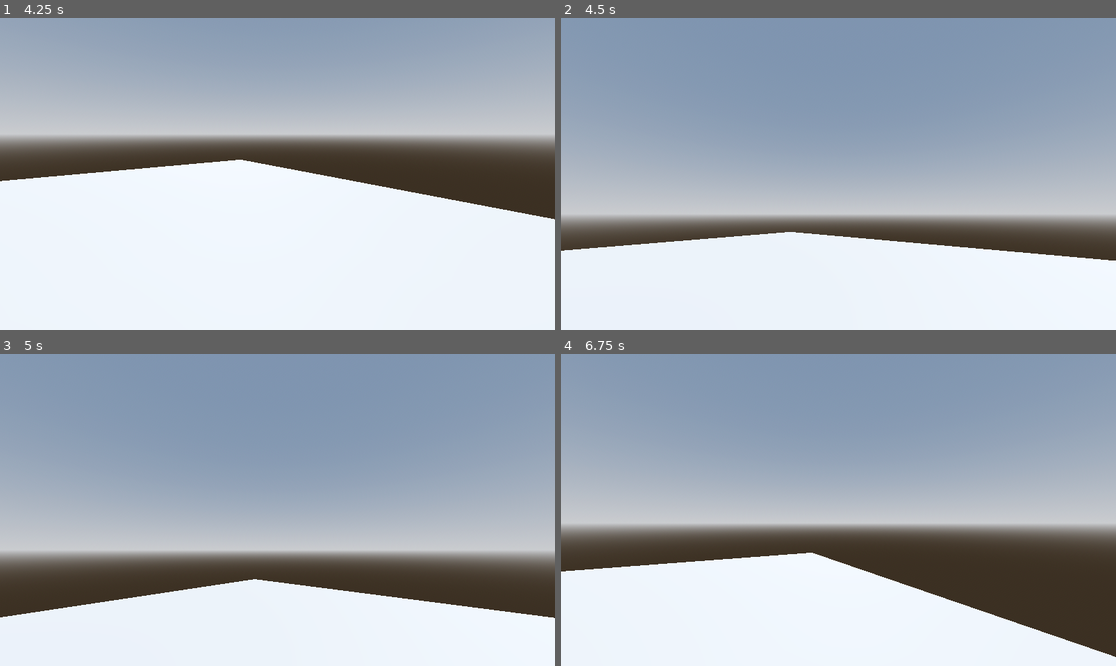
Above: before the commit, frames 1-4 (two rows, left to right).
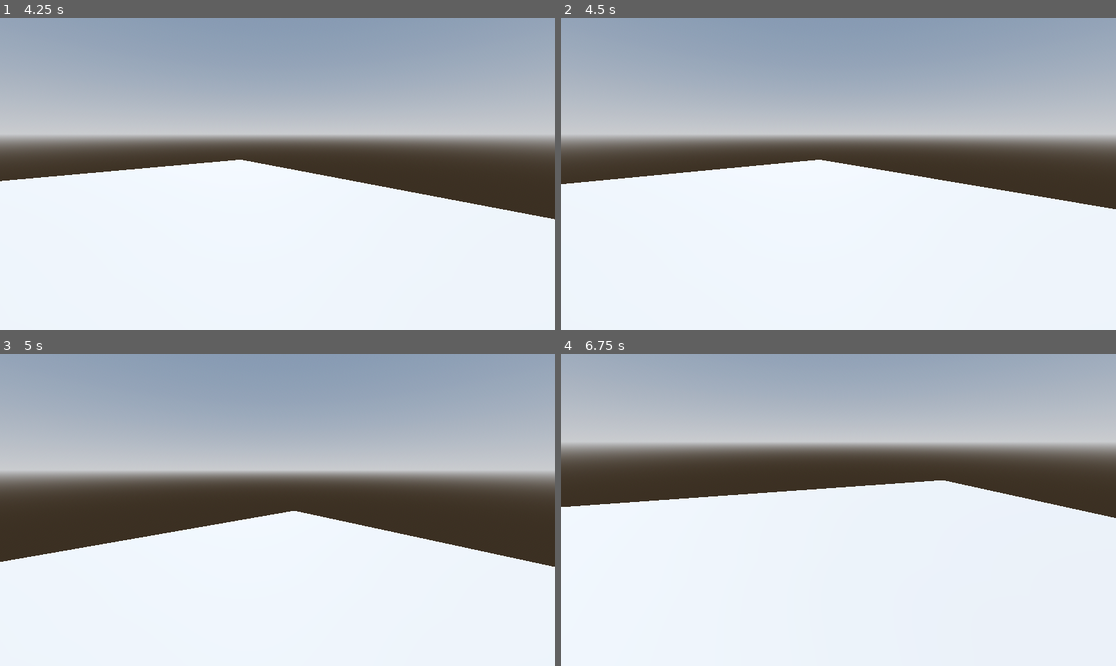
Above: after the commit, the same moments.

Repository: wide-context/first-person-controller
Game: Godot game, scene res://main.tscn
Two runs of this game, one before a commit and one after it. Both use one fixed random seed, a clock stepped at 60 frames per second and the inputs below.
Inputs (mouse positions are in pixels of both pictures, inside the frame that each line leads up to):
- Up to frame 1 (4.25 s): tap Enter (ui_accept) at 0.5, 0.77, 1.52, 3.02, 3.77 s; move the mouse to (399, 158) at 0.52 s; hold Right (ui_right) 0.53-1.28 s; click (399, 158) at 0.67 s; move the mouse to (166, 189) at 1.27 s; hold Down (ui_down) 1.28-2.03 s; click (166, 189) at 1.42 s; move the mouse to (333, 105) at 2.02 s; hold Right (ui_right) 2.03-2.78 s; click (333, 105) at 2.17 s; move the mouse to (249, 236) at 2.77 s; hold Up (ui_up) 2.78-3.53 s; click (249, 236) at 2.92 s; move the mouse to (444, 220) at 3.52 s; hold Left (ui_left) from 3.53 s (still down); click (444, 220) at 3.67 s; tap Escape (ui_cancel) at 4.15 s
- Up to frame 2 (4.5 s): keep holding Left (ui_left); move the mouse to (672, 127) at 4.27 s; click (672, 127) at 4.42 s
- Up to frame 3 (5 s): keep holding Left (ui_left); tap Enter (ui_accept) at 4.52 s
- Up to frame 4 (6.75 s): move the mouse to (866, 510) at 5.02 s; release Left (ui_left) at 5.03 s; hold Down (ui_down) 5.03-5.78 s; click (866, 510) at 5.17 s; move the mouse to (755, 432) at 5.77 s; hold Right (ui_right) 5.78-6.53 s; click (755, 432) at 5.92 s; tap Enter (ui_accept) at 6.02 s; move the mouse to (960, 494) at 6.52 s; hold Up (ui_up) from 6.53 s (still down); click (960, 494) at 6.67 s

Frame 1 is identical in both runs. In frame 2, 56% of the frame differs, in the area x 0-100%, y 11-78%; in frame 3, 62%; in frame 4, 69%, in the area x 0-100%, y 0-98%.

Commit message:
Add mouse mode capture and release functionality

Diff:
--- a/first_person_controller/scripts/look_left_right.gd
+++ b/first_person_controller/scripts/look_left_right.gd
@@ -8,14 +8,15 @@
 
 func _unhandled_input(event: InputEvent) -> void:
 	if event is InputEventMouseMotion:
-		# Apply vertical mouse motion to look_rotation
-		look_rotation -= event.screen_relative.x * look_sensitivity
+		if Input.mouse_mode == Input.MOUSE_MODE_CAPTURED:
+			# Apply vertical mouse motion to look_rotation
+			look_rotation -= event.screen_relative.x * look_sensitivity
 
-		# Wrap between 0.0 and TAU (0 and 360 deg)
-		look_rotation = fposmod(look_rotation, TAU)
+			# Wrap between 0.0 and TAU (0 and 360 deg)
+			look_rotation = fposmod(look_rotation, TAU)
 
-		# Reset basis to prevent precision errors due to successive operations
-		transform.basis = Basis()
+			# Reset basis to prevent precision errors due to successive operations
+			transform.basis = Basis()
 
-		# Rotate left and right
-		rotate_object_local(Vector3(0.0, 1.0, 0.0), look_rotation)
+			# Rotate left and right
+			rotate_object_local(Vector3(0.0, 1.0, 0.0), look_rotation)
--- a/first_person_controller/scripts/look_up_down.gd
+++ b/first_person_controller/scripts/look_up_down.gd
@@ -10,12 +10,13 @@
 
 func _unhandled_input(event: InputEvent) -> void:
 	if event is InputEventMouseMotion:
-		# Apply horizontal mouse motion to look_rotation
-		look_rotation -= event.screen_relative.y * look_sensitivity
-		look_rotation = clampf(look_rotation, deg_to_rad(look_down_limit), deg_to_rad(look_up_limit))
+		if Input.mouse_mode == Input.MOUSE_MODE_CAPTURED:
+			# Apply horizontal mouse motion to look_rotation
+			look_rotation -= event.screen_relative.y * look_sensitivity
+			look_rotation = clampf(look_rotation, deg_to_rad(look_down_limit), deg_to_rad(look_up_limit))
 
-		# Reset basis to prevent precision errors due to successive operations
-		transform.basis = Basis()
+			# Reset basis to prevent precision errors due to successive operations
+			transform.basis = Basis()
 
-		# Rotate up and down
-		rotate_object_local(Vector3(1.0, 0.0, 0.0), look_rotation)
+			# Rotate up and down
+			rotate_object_local(Vector3(1.0, 0.0, 0.0), look_rotation)
--- /dev/null
+++ b/main.gd
@@ -0,0 +1,21 @@
+extends Node
+
+# Handle mouse mode for the demo
+
+
+func _ready() -> void:
+	# Capture the mouse at the start of the game
+	Input.mouse_mode = Input.MOUSE_MODE_CAPTURED
+
+
+func _input(event: InputEvent) -> void:
+	if event.is_action_pressed("ui_cancel"):
+		if Input.mouse_mode == Input.MOUSE_MODE_CAPTURED:
+			# Release the mouse
+			Input.mouse_mode = Input.MOUSE_MODE_VISIBLE
+
+	if event is InputEventMouseButton:
+		if event.pressed and event.button_index == MOUSE_BUTTON_LEFT:
+			if Input.mouse_mode != Input.MOUSE_MODE_CAPTURED:
+				# Capture the mouse
+				Input.mouse_mode = Input.MOUSE_MODE_CAPTURED
--- a/main.tscn
+++ b/main.tscn
@@ -1,9 +1,11 @@
-[gd_scene load_steps=3 format=3 uid="uid://wm077blai5r3"]
+[gd_scene load_steps=4 format=3 uid="uid://wm077blai5r3"]
 
+[ext_resource type="Script" uid="uid://cs4ycdcowwvoi" path="res://main.gd" id="1_h2yge"]
 [ext_resource type="PackedScene" uid="uid://b3j4xm5e1riif" path="res://Levels/demo_level.tscn" id="1_ig7tw"]
 [ext_resource type="PackedScene" uid="uid://b0i7ks38kqkxp" path="res://first_person_controller/first_person_controller.tscn" id="2_0xm2m"]
 
 [node name="Main" type="Node"]
+script = ExtResource("1_h2yge")
 
 [node name="GameWorld" type="Node3D" parent="."]
 
Not shown, added: main.gd.uid
